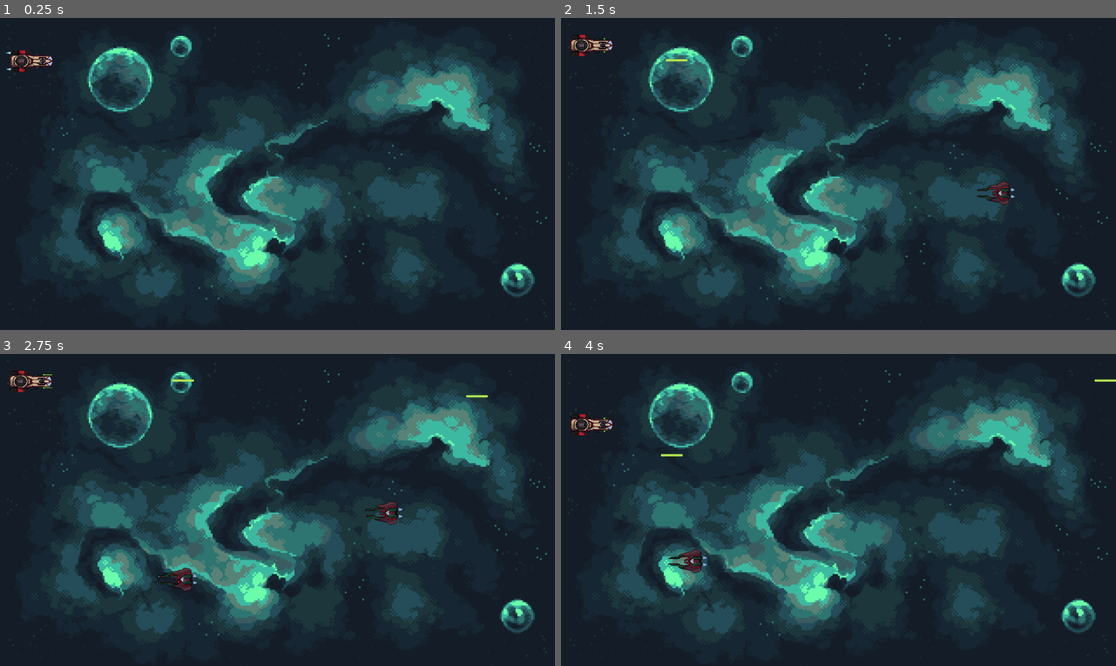
Above: before the commit, frames 1-4 (two rows, left to right).
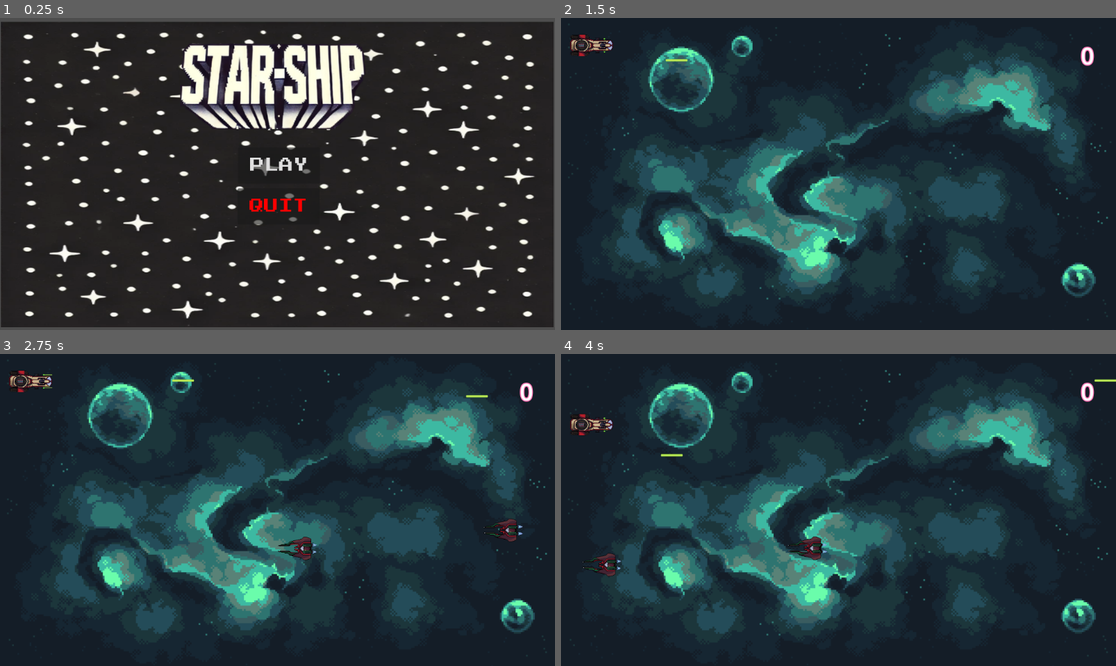
Above: after the commit, the same moments.

Repository: ByLuis360/PGL-videojuego
Game: Godot game, scene res://scenes/menu.tscn
The game is run twice, just before and just after one commit, with the same random seed, the same clock (stepped at 60 frames per second) and the same inputs. Before the commit the project starts from res://scenes/node_2d.tscn.
Inputs (mouse positions are in pixels of both pictures, inside the frame that each line leads up to):
- Up to frame 1 (0.25 s): no input
- Up to frame 2 (1.5 s): click (838, 164) at 0.5 s, where only the run after the commit has a clickable "PLAY"; tap Enter (ui_accept) at 1.25 s; hold Up (ui_up) from 1.28 s (still down)
- Up to frame 3 (2.75 s): keep holding Up (ui_up); tap Enter (ui_accept) at 1.52, 2.27 s
- Up to frame 4 (4 s): release Up (ui_up) at 2.78 s; hold Down (ui_down) 2.78-3.53 s; hold Up (ui_up) from 3.53 s (still down); tap Enter (ui_accept) at 3.77 s

The runs differ from the first frame. In frame 1, 45% of the frame differs, in the area x 0-100%, y 0-100%; in frame 2, 0.4%; in frame 3, 1.0%; in frame 4, 0.8%.

Commit message:
menu
Se ha hecho un menu para emprezar o salir del juego

Diff:
--- /dev/null
+++ b/node_2d.gd
@@ -0,0 +1,13 @@
+extends Node2D
+
+@onready var _menu_music = $menuMusic
+
+func _on_ready() -> void:
+	_menu_music.play()
+
+
+func _on_button_pressed() -> void:
+	get_tree().change_scene_to_file("res://scenes/node_2d.tscn")
+
+func _on_button_2_pressed() -> void:
+	get_tree().quit()
--- a/project.godot
+++ b/project.godot
@@ -11,7 +11,7 @@
 [application]
 
 config/name="Juego"
-run/main_scene="res://scenes/node_2d.tscn"
+run/main_scene="res://scenes/menu.tscn"
 config/features=PackedStringArray("4.3", "GL Compatibility")
 config/icon="res://icon.svg"
 
--- a/scenes/enemy_ship.gd
+++ b/scenes/enemy_ship.gd
@@ -17,6 +17,6 @@
 
 func _on_area_2d_area_entered(area: Area2D) -> void:
 	if area.is_in_group("bullet"):
-		#var level = get_parent()
-		#level.add_score(30)
+		var level = get_parent()
+		level.add_score(30)
 		queue_free()
--- a/scenes/enemy_ship_2.gd
+++ b/scenes/enemy_ship_2.gd
@@ -12,6 +12,6 @@
 
 func _on_area_2d_area_entered(area: Area2D) -> void:
 	if area.is_in_group("bullet"):
-		#var level = get_parent()
-		#level.add_score(10)
+		var level = get_parent()
+		level.add_score(10)
 		queue_free()
--- /dev/null
+++ b/scenes/menu.tscn
@@ -0,0 +1,47 @@
+[gd_scene load_steps=6 format=3 uid="uid://cxf5f1cibbyo3"]
+
+[ext_resource type="Script" path="res://node_2d.gd" id="1_nsnl7"]
+[ext_resource type="Texture2D" uid="uid://7gr8m2emoq51" path="res://assets/images/Captura de pantalla 2025-02-25 225004.png" id="2_4myit"]
+[ext_resource type="Texture2D" uid="uid://chs0bchoq47b" path="res://assets/images/unnamed.png" id="3_3cwp7"]
+[ext_resource type="FontFile" uid="uid://c2m7wjvleoo5e" path="res://assets/fonts/PressStart2P-Regular.ttf" id="4_6ijcw"]
+[ext_resource type="AudioStream" uid="uid://cnag863ejr8ri" path="res://assets/sounds/Fire-Man-Stage-Mega-Man-Music-Extended.mp3" id="5_cqkb0"]
+
+[node name="menu" type="Node2D"]
+script = ExtResource("1_nsnl7")
+
+[node name="Sprite2D" type="Sprite2D" parent="."]
+position = Vector2(575.5, 325)
+scale = Vector2(1.954, 1.10646)
+texture = ExtResource("2_4myit")
+
+[node name="Unnamed" type="Sprite2D" parent="."]
+position = Vector2(567, 143)
+texture = ExtResource("3_3cwp7")
+
+[node name="Button" type="Button" parent="."]
+offset_left = 494.0
+offset_top = 269.0
+offset_right = 664.0
+offset_bottom = 344.0
+theme_override_fonts/font = ExtResource("4_6ijcw")
+theme_override_font_sizes/font_size = 30
+text = "PLAY
+"
+
+[node name="Button2" type="Button" parent="."]
+offset_left = 493.0
+offset_top = 354.0
+offset_right = 663.0
+offset_bottom = 429.0
+theme_override_colors/font_color = Color(1, 0, 0, 1)
+theme_override_fonts/font = ExtResource("4_6ijcw")
+theme_override_font_sizes/font_size = 30
+text = "QUIT
+"
+
+[node name="menuMusic" type="AudioStreamPlayer2D" parent="."]
+stream = ExtResource("5_cqkb0")
+
+[connection signal="ready" from="." to="." method="_on_ready"]
+[connection signal="pressed" from="Button" to="." method="_on_button_pressed"]
+[connection signal="pressed" from="Button2" to="." method="_on_button_2_pressed"]
--- a/scenes/node_2d.gd
+++ b/scenes/node_2d.gd
@@ -1,13 +1,20 @@
 extends Node2D
+
+@onready var _score_collected_label = $scoreCollected
+@onready var _main_music = $mainMusic
 
 var pre_enemyShip = preload("res://scenes/enemy_ship.tscn")
 var pre_enemyShip2 = preload("res://scenes/enemy_ship_2.tscn")
+var score_collected = 0
 
 
-# Called when the node enters the scene tree for the first time.
-func _ready() -> void:
-	pass # Replace with function body.
+func _on_ready() -> void:
+	_main_music.play()
 
+
+func add_score(points: int) -> void:
+	score_collected += points
+	_score_collected_label.text = str(score_collected)
 
 func _on_timer_timeout() -> void:
 	randomize()
--- a/scenes/node_2d.tscn
+++ b/scenes/node_2d.tscn
@@ -1,11 +1,17 @@
-[gd_scene load_steps=5 format=3 uid="uid://bowsp2kyxler1"]
+[gd_scene load_steps=7 format=3 uid="uid://bowsp2kyxler1"]
 
 [ext_resource type="Texture2D" uid="uid://cp65m6ulakvaa" path="res://assets/images/player/Space.png" id="1_7ctco"]
 [ext_resource type="Script" path="res://scenes/node_2d.gd" id="1_n5sdr"]
 [ext_resource type="PackedScene" uid="uid://camxut5vw1hkj" path="res://component/player/player.tscn" id="2_2qmdr"]
+[ext_resource type="AudioStream" uid="uid://66nfr3lb2mi0" path="res://assets/sounds/Corneria-Super-Smash-Bros.-Brawl-Music-Extended.mp3" id="4_qs4dc"]
 
 [sub_resource type="RectangleShape2D" id="RectangleShape2D_d8776"]
 size = Vector2(1156, 34.5)
+
+[sub_resource type="LabelSettings" id="LabelSettings_pfci5"]
+font_size = 48
+outline_size = 8
+outline_color = Color(1, 0.462745, 0.713726, 1)
 
 [node name="Node2D" type="Node2D"]
 script = ExtResource("1_n5sdr")
@@ -39,4 +45,18 @@
 [node name="Timer" type="Timer" parent="."]
 autostart = true
 
+[node name="mainMusic" type="AudioStreamPlayer2D" parent="."]
+stream = ExtResource("4_qs4dc")
+
+[node name="scoreCollected" type="Label" parent="."]
+offset_left = 489.0
+offset_top = -284.0
+offset_right = 547.0
+offset_bottom = -238.0
+text = "0"
+label_settings = SubResource("LabelSettings_pfci5")
+horizontal_alignment = 1
+vertical_alignment = 1
+
+[connection signal="ready" from="." to="." method="_on_ready"]
 [connection signal="timeout" from="Timer" to="." method="_on_timer_timeout"]
Binary file added: assets/fonts/PressStart2P-Regular.ttf
Not shown, added: assets/fonts/PressStart2P-Regular.ttf.import
Binary file added: assets/images/Captura de pantalla 2025-02-25 225004.png
Not shown, added: assets/images/Captura de pantalla 2025-02-25 225004.png.import
Binary file added: assets/images/unnamed.png
Not shown, added: assets/images/unnamed.png.import
Not shown, added: assets/sounds/Corneria-Super-Smash-Bros.-Brawl-Music-Extended.mp3.import
Not shown, added: assets/sounds/Fire-Man-Stage-Mega-Man-Music-Extended.mp3.import
Not shown, added: assets/sounds/Corneria-Super-Smash-Bros.-Brawl-Music-Extended.mp3
Not shown, added: assets/sounds/Fire-Man-Stage-Mega-Man-Music-Extended.mp3
